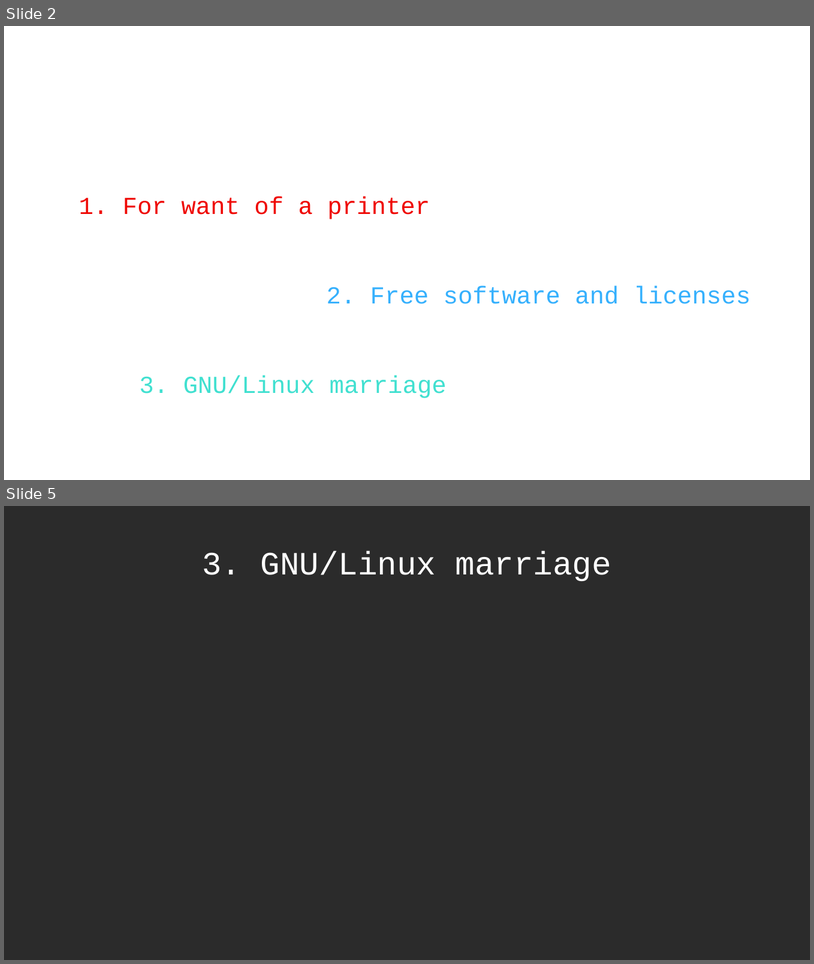
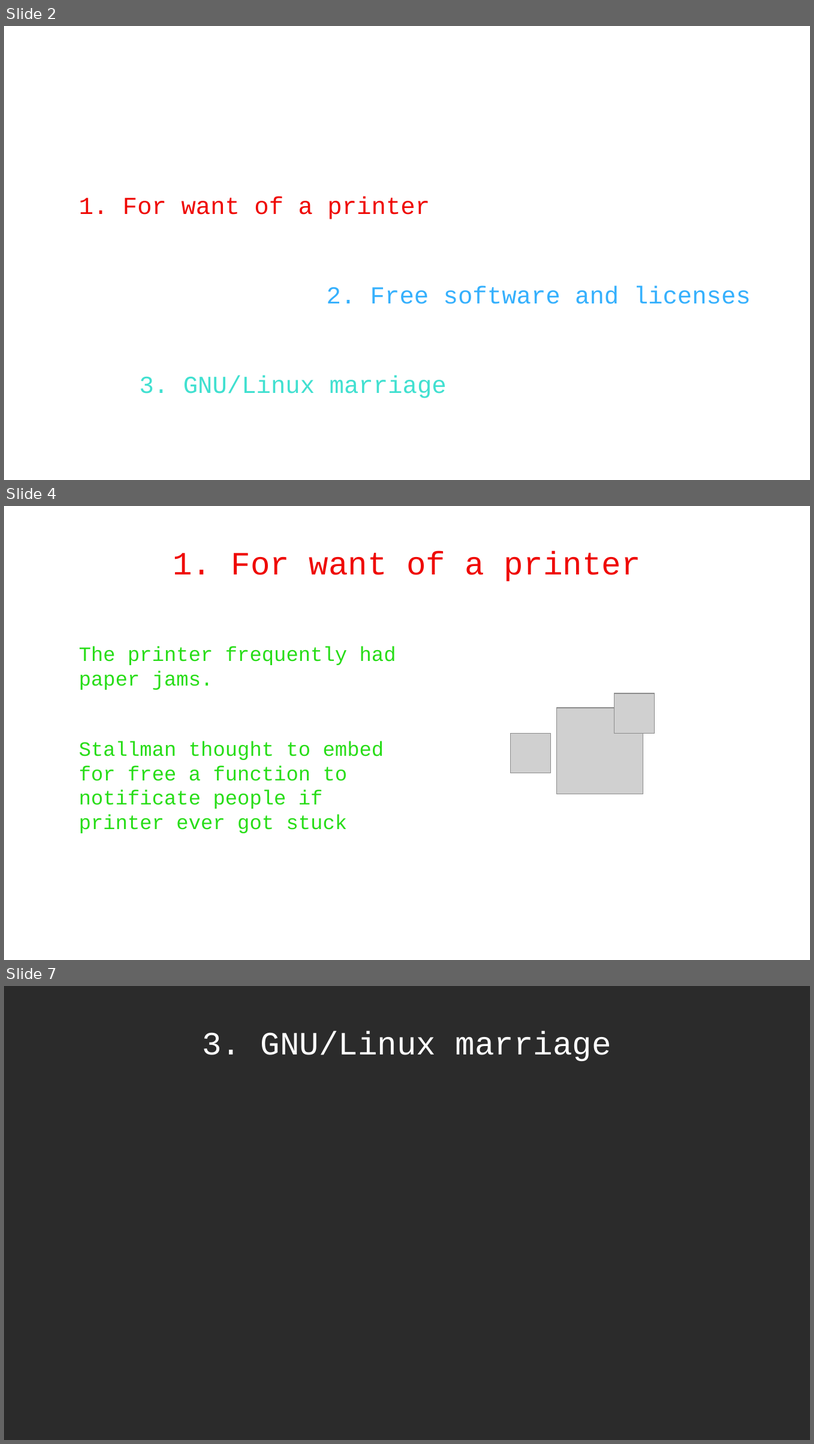
Before and after one commit to WAPEETY/open-source-presentation, a slide deck: open_source.odp. Shown one above the other, each under a label of ours: slides 2 and 5 before the commit, slides 2, 4 and 7 after it; the slides between them are not shown. The pictures are 814x964 and 814x1444 pixels, drawn with LibreOffice and Linux fonts; fonts in the diff are those of the drawing; grey boxes stand for pictures; background and template pictures are left out; a plain dark background stands for a picture behind light text. Boxes give left, top, right and bottom in pixels: in the first picture for what was removed or moved away, otherwise in the second. Text is boxed around its words. In the diff, an @@ line names an element or a change of style, - is before the commit and + after.

```diff
--- a/open_source.odp
+++ b/open_source.odp
@@ slide 4 added at bbox=[4, 506, 810, 960], background picture (left out) @@
@@ title added at bbox=[173, 552, 641, 582], 32 pt, text #EF0804 @@
+1. For want of a printer
@@ text added at bbox=[79, 646, 396, 833], 20 pt, text #27DD17 @@
+The printer frequently had paper jams.
+Stallman thought to embed for free a function to notificate people if printer ever got stuck
@@ picture added at bbox=[615, 693, 655, 733] @@
@@ picture added at bbox=[557, 708, 644, 795] @@
@@ picture added at bbox=[511, 733, 551, 773] @@
@@ what was slide 5 is now slide 7 @@
```
Also in this commit, not shown: 1 slide changed, 2 other slides added, 1 slide removed, 2 other files.
